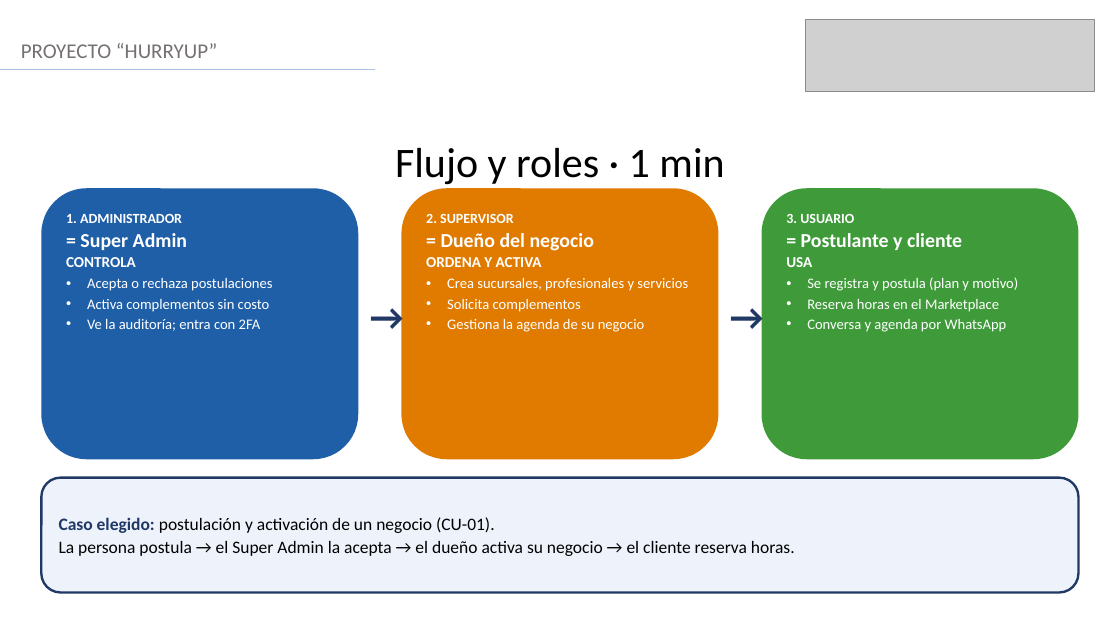
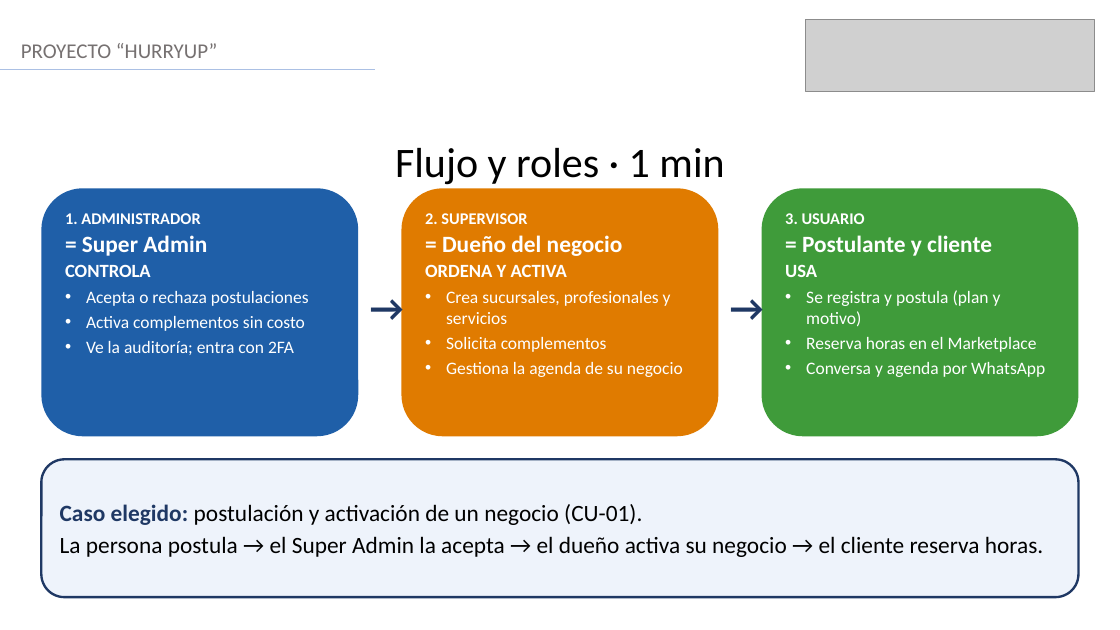
Before and after one commit to Vichobustosss/2026_2_BUSTOS-HEREDIA_CASPTONE_002D_GRUPO_006, a slide deck: slide 1 of Fase 3/Evidencias Grupales/Mini_Presentacion_Semana_15_HurryUp_GRUPO06.pptx. Drawn at 1120x630 pixels with LibreOffice and Linux fonts; fonts in the diff are those of the drawing; grey boxes stand for pictures. Boxes give left, top, right and bottom in pixels: in the first picture for what was removed or moved away, otherwise in the second. Text is boxed around its words. In the diff, an @@ line names an element or a change of style, - is before the commit and + after.

```diff
--- a/Fase 3/Evidencias Grupales/Mini_Presentacion_Semana_15_HurryUp_GRUPO06.pptx
+++ b/Fase 3/Evidencias Grupales/Mini_Presentacion_Semana_15_HurryUp_GRUPO06.pptx
@@ rounded rectangle "1. ADMINISTRADOR": place and size @@
-rounded rectangle "1. ADMINISTRADOR" at (41,188,358,460)
+rounded rectangle "1. ADMINISTRADOR" at (41,188,358,436)
@@ rounded rectangle "1. ADMINISTRADOR" at (41,188,358,436): size 12 to 14 pt in "1. ADMINISTRADOR"; size 17 to 20 pt in "= Super Admin"; size 13 to 16 pt in "CONTROLA"; size 12.5 to 15 pt in "Acepta o rechaza postulaciones", "Activa complementos sin costo", "Ve la auditoría; entra con 2FA"; more space between paragraphs @@
@@ rounded rectangle "2. SUPERVISOR": place and size @@
-rounded rectangle "2. SUPERVISOR" at (402,188,718,460)
+rounded rectangle "2. SUPERVISOR" at (402,188,718,436)
@@ rounded rectangle "2. SUPERVISOR" at (402,188,718,436): size 12 to 14 pt in "2. SUPERVISOR"; size 17 to 20 pt in "= Dueño del negocio"; size 13 to 16 pt in "ORDENA Y ACTIVA"; size 12.5 to 15 pt in "Crea sucursales, profesionales y servicios", "Solicita complementos", "Gestiona la agenda de su negocio"; more space between paragraphs @@
@@ rounded rectangle "3. USUARIO": place and size @@
-rounded rectangle "3. USUARIO" at (762,188,1079,460)
+rounded rectangle "3. USUARIO" at (762,188,1079,436)
@@ rounded rectangle "3. USUARIO" at (762,188,1079,436): size 12 to 14 pt in "3. USUARIO"; size 17 to 20 pt in "= Postulante y cliente"; size 13 to 16 pt in "USA"; size 12.5 to 15 pt in "Se registra y postula (plan y motivo)", "Reserva horas en el Marketplace", "Conversa y agenda por WhatsApp"; more space between paragraphs @@
@@ text "→": place and size @@
-text "→" at (359,285,400,340)
+text "→" at (359,276,400,331)
@@ text "→": place and size @@
-text "→" at (718,285,760,340)
+text "→" at (718,276,760,331)
@@ rounded rectangle "Caso elegido: postulación y activación ...": place and size @@
-rounded rectangle "Caso elegido: postulación y activación ..." at (41,478,1079,593)
+rounded rectangle "Caso elegido: postulación y activación ..." at (41,460,1079,597)
@@ rounded rectangle "Caso elegido: postulación y activación ..." at (41,460,1079,597): size 15 to 20 pt; more space between paragraphs @@
```
Also in this commit, not shown: 2 other slides changed, 8 other files.
